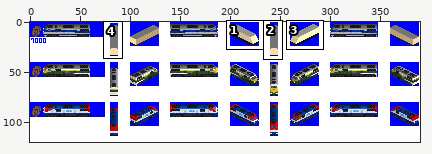
One commit to this sprite sheet: gfx/LONGER_K7000.png. Above: a wide view before the commit, with the close-up outlined.
Close-up. Before the edit:
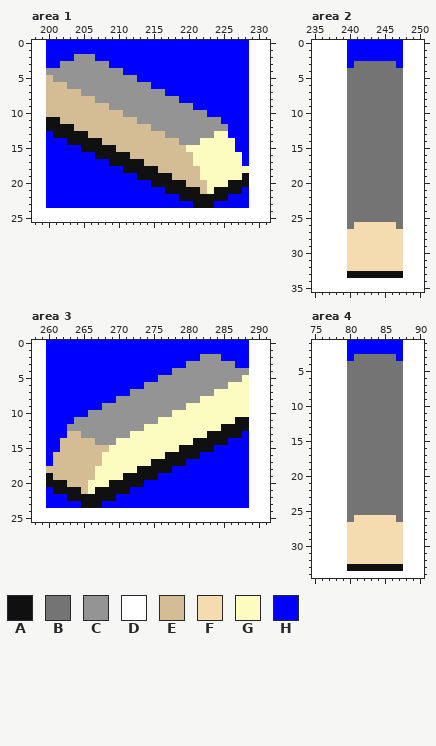
The file is 390x120 pixels. Colours within 5 levels of each other are drawn and written as one. Shown: area 1: x 198..231, y 0..25; area 2: x 235..250, y 0..35; area 3: x 258..291, y 0..25; area 4: x 75..90, y 1..34. The commit also changed other parts of the picture, which this record leaves out.
Palette (. is transparent): A #101010  B #747474  C #949494  D #ffffff  E #d4bc94  F #f4dcb0  G #fcfcc0  H #0000ff
Pixels before, area 1, first column x 198:
 0 DDHHHHHHHHHHHHHHHHHHHHHHHHHHHHHDDD
 1 DDHHHHHHHHHHHHHHHHHHHHHHHHHHHHHDDD
 2 DDHHHHCCCHHHHHHHHHHHHHHHHHHHHHHDDD
 3 DDHHCCCCCCCHHHHHHHHHHHHHHHHHHHHDDD
 4 DDCCCCCCCCCCCHHHHHHHHHHHHHHHHHHDDD
 5 DDECCCCCCCCCCCCHHHHHHHHHHHHHHHHDDD
 6 DDEEECCCCCCCCCCCCHHHHHHHHHHHHHHDDD
 7 DDEEEEECCCCCCCCCCCCHHHHHHHHHHHHDDD
 8 DDEEEEEEECCCCCCCCCCCCHHHHHHHHHHDDD
 9 DDEEEEEEEEECCCCCCCCCCCCHHHHHHHHDDD
10 DDEEEEEEEEEEECCCCCCCCCCCCHHHHHHDDD
11 DDAAEEEEEEEEEEECCCCCCCCCCCCHHHHDDD
12 DDAAAAEEEEEEEEEEECCCCCCCCCCCHHHDDD
13 DDHAAAAAEEEEEEEEEEECCCCCCCGGHHHDDD
14 DDHHHAAAAAEEEEEEEEEEECCCGGGGGHHDDD
15 DDHHHHHAAAAAEEEEEEEEEEGGGGGGGHHDDD
16 DDHHHHHHHAAAAAEEEEEEEEEGGGGGGGHDDD
17 DDHHHHHHHHHAAAAAEEEEEEEGGGGGGGHDDD
18 DDHHHHHHHHHHHAAAAAEEEEEEGGGGGGGDDD
19 DDHHHHHHHHHHHHHAAAAAEEEEGGGGGGADDD
20 DDHHHHHHHHHHHHHHHAAAAAEEEGGGAAADDD
21 DDHHHHHHHHHHHHHHHHHAAAAAEGAAAAHDDD
22 DDHHHHHHHHHHHHHHHHHHHAAAAAAAHHHDDD
23 DDHHHHHHHHHHHHHHHHHHHHHAAAHHHHHDDD
24 DDDDDDDDDDDDDDDDDDDDDDDDDDDDDDDDDD
25 DDDDDDDDDDDDDDDDDDDDDDDDDDDDDDDDDD
Pixels before, area 2, first column x 235:
 0 DDDDDHHHHHHHHDDD
 1 DDDDDHHHHHHHHDDD
 2 DDDDDHHHHHHHHDDD
 3 DDDDDHBBBBBBHDDD
 4 DDDDDBBBBBBBBDDD
 5 DDDDDBBBBBBBBDDD
 6 DDDDDBBBBBBBBDDD
 7 DDDDDBBBBBBBBDDD
 8 DDDDDBBBBBBBBDDD
 9 DDDDDBBBBBBBBDDD
10 DDDDDBBBBBBBBDDD
11 DDDDDBBBBBBBBDDD
12 DDDDDBBBBBBBBDDD
13 DDDDDBBBBBBBBDDD
14 DDDDDBBBBBBBBDDD
15 DDDDDBBBBBBBBDDD
16 DDDDDBBBBBBBBDDD
17 DDDDDBBBBBBBBDDD
18 DDDDDBBBBBBBBDDD
19 DDDDDBBBBBBBBDDD
20 DDDDDBBBBBBBBDDD
21 DDDDDBBBBBBBBDDD
22 DDDDDBBBBBBBBDDD
23 DDDDDBBBBBBBBDDD
24 DDDDDBBBBBBBBDDD
25 DDDDDBBBBBBBBDDD
26 DDDDDBFFFFFFBDDD
27 DDDDDFFFFFFFFDDD
28 DDDDDFFFFFFFFDDD
29 DDDDDFFFFFFFFDDD
30 DDDDDFFFFFFFFDDD
31 DDDDDFFFFFFFFDDD
32 DDDDDFFFFFFFFDDD
33 DDDDDAAAAAAAADDD
34 DDDDDDDDDDDDDDDD
35 DDDDDDDDDDDDDDDD
Pixels before, area 3, first column x 258:
 0 DDHHHHHHHHHHHHHHHHHHHHHHHHHHHHHDDD
 1 DDHHHHHHHHHHHHHHHHHHHHHHHHHHHHHDDD
 2 DDHHHHHHHHHHHHHHHHHHHHHHCCCHHHHDDD
 3 DDHHHHHHHHHHHHHHHHHHHHCCCCCCCHHDDD
 4 DDHHHHHHHHHHHHHHHHHHCCCCCCCCCCCDDD
 5 DDHHHHHHHHHHHHHHHHCCCCCCCCCCCCGDDD
 6 DDHHHHHHHHHHHHHHCCCCCCCCCCCCGGGDDD
 7 DDHHHHHHHHHHHHCCCCCCCCCCCCGGGGGDDD
 8 DDHHHHHHHHHHCCCCCCCCCCCCGGGGGGGDDD
 9 DDHHHHHHHHCCCCCCCCCCCCGGGGGGGGGDDD
10 DDHHHHHHCCCCCCCCCCCCGGGGGGGGGGGDDD
11 DDHHHHCCCCCCCCCCCCGGGGGGGGGGGAADDD
12 DDHHHCCCCCCCCCCCGGGGGGGGGGGAAAADDD
13 DDHHHEECCCCCCCGGGGGGGGGGGAAAAAHDDD
14 DDHHEEEEECCCGGGGGGGGGGGAAAAAHHHDDD
15 DDHHEEEEEEEGGGGGGGGGGAAAAAHHHHHDDD
16 DDHEEEEEEEGGGGGGGGGAAAAAHHHHHHHDDD
17 DDHEEEEEEEGGGGGGGAAAAAHHHHHHHHHDDD
18 DDEEEEEEEGGGGGGAAAAAHHHHHHHHHHHDDD
19 DDAEEEEEEGGGGAAAAAHHHHHHHHHHHHHDDD
20 DDAAAEEEGGGAAAAAHHHHHHHHHHHHHHHDDD
21 DDHAAAAEGAAAAAHHHHHHHHHHHHHHHHHDDD
22 DDHHHAAAAAAAHHHHHHHHHHHHHHHHHHHDDD
23 DDHHHHHAAAHHHHHHHHHHHHHHHHHHHHHDDD
24 DDDDDDDDDDDDDDDDDDDDDDDDDDDDDDDDDD
25 DDDDDDDDDDDDDDDDDDDDDDDDDDDDDDDDDD
Pixels before, area 4, first column x 75:
 1 DDDDDHHHHHHHHDDD
 2 DDDDDHHHHHHHHDDD
 3 DDDDDHBBBBBBHDDD
 4 DDDDDBBBBBBBBDDD
 5 DDDDDBBBBBBBBDDD
 6 DDDDDBBBBBBBBDDD
 7 DDDDDBBBBBBBBDDD
 8 DDDDDBBBBBBBBDDD
 9 DDDDDBBBBBBBBDDD
10 DDDDDBBBBBBBBDDD
11 DDDDDBBBBBBBBDDD
12 DDDDDBBBBBBBBDDD
13 DDDDDBBBBBBBBDDD
14 DDDDDBBBBBBBBDDD
15 DDDDDBBBBBBBBDDD
16 DDDDDBBBBBBBBDDD
17 DDDDDBBBBBBBBDDD
18 DDDDDBBBBBBBBDDD
19 DDDDDBBBBBBBBDDD
20 DDDDDBBBBBBBBDDD
21 DDDDDBBBBBBBBDDD
22 DDDDDBBBBBBBBDDD
23 DDDDDBBBBBBBBDDD
24 DDDDDBBBBBBBBDDD
25 DDDDDBBBBBBBBDDD
26 DDDDDBFFFFFFBDDD
27 DDDDDFFFFFFFFDDD
28 DDDDDFFFFFFFFDDD
29 DDDDDFFFFFFFFDDD
30 DDDDDFFFFFFFFDDD
31 DDDDDFFFFFFFFDDD
32 DDDDDFFFFFFFFDDD
33 DDDDDAAAAAAAADDD
34 DDDDDDDDDDDDDDDD
The result:
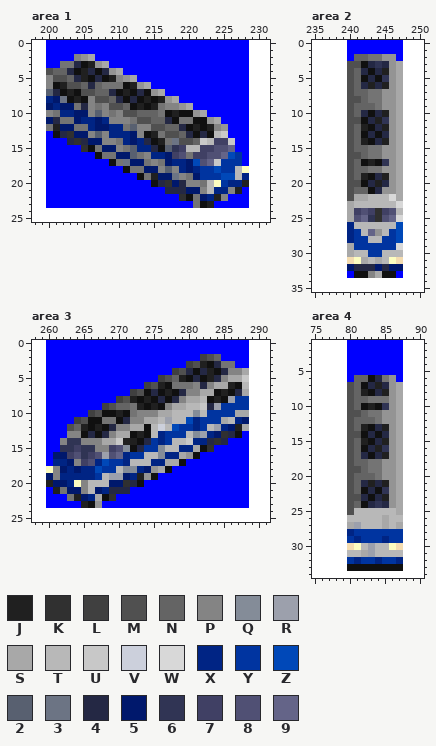
Colours new in this view: J #202020  K #303030  L #404040  M #505050  N #646464  P #848484  Q #848c98  R #9ca0ac  S #a8a8a8  T #b8b8b8  U #c8c8c8  V #ccd0dc  W #d8d8d8  X #002484  Y #0034a0  Z #0048b8  2 #586070  3 #6c7484  4 #242844  5 #00186c  6 #303454  7 #404064  8 #505074  9 #646488
Difference:
Area 1:
y 2: x 204 C -> P; x 206 C -> S
y 3: x 202..206 CCCCC -> BB4AJ; x 208 C -> S
y 4: x 200..208 CCCCCCCCC -> MNN4AJ4A4; x 210 C -> S
y 5: x 200..210 ECCCCCCCCCC -> PMMN4JA4AJP; x 212 C -> S
y 6: x 200..212 EEECCCCCCCCCC -> PAJMMN4NBBBAJ; x 214 C -> S
y 7: x 200..214 EEEEECCCCCCCCCC -> 24AJAMMNN4AJA4A; x 216 C -> S
y 8: x 200..216 EEEEEEECCCCCCCCCC -> X53AJAPMMN4A4AJAJ; x 218 C -> S
y 9: x 200..218 EEEEEEEEECCCCCCCCCC -> 5X55B4PBPMMNAJAJBPP; x 220 C -> S
y 10: x 200..220 EEEEEEEEEEECCCCCCCCCC -> PBXX55P2PBPMMNNNBAJAA; x 222 C -> S
y 11: x 200..222 AAEEEEEEEEEEECCCCCCCCCC -> 54BB5XX5XPPPBMMNN4ABBAA; x 224 C -> S
y 12: x 200..224 AAAAEEEEEEEEEEECCCCCCCCCC -> BJ55BBX55XXB2PPMMNN4AJAJP
y 13: x 202..225 AAAAEEEEEEEEEEECCCCCCCGG -> 4K55P2PXXX5PAJBMMN4A4ATU
y 14: x 203..226 AAAAAEEEEEEEEEEECCCGGGGG -> 4K455PPBX5X4AJB3MMNUT77U
y 15: x 205 A -> K; x 207..226 AAAEEEEEEEEEEGGGGGGG -> B55PB2XX4A267TT77889
y 16: x 208..227 AAAAEEEEEEEEEGGGGGGG -> BB552BPXX578B77889ZY
y 17: x 210..227 AAAAEEEEEEEGGGGGGG -> B355BPB5XX5Z89UYYY
y 18: x 212..227 AAAAEEEEEEGGGGGG -> BB55P2PX5XYYZYYT
y 19: x 214..228 AAAAEEEEGGGGGGA -> BJ553PB5YYYZZTX
y 20: x 216..223 AAAAEEEG -> 4K54PPBT; x 225..228 GAAA -> YXXJ
y 21: x 217..227 AAAAAEGAAAA -> 44455PTXXPJ
y 22: x 219 A -> K; x 221..225 AAAAA -> B5XJP
y 23: x 221 A -> B; x 223 A -> J
Area 2:
y 2: x 241..246 HHHHHH -> NNBBCC
y 3: x 240..247 HBBBBBBH -> MMA464CS
y 4: x 240..247 BBBBBBBB -> MN4A4JCS
y 5: x 240..247 BBBBBBBB -> MNA4A6CS
y 6: x 240..247 BBBBBBBB -> MN4J4JCS
y 7: x 240..242 BBB -> MNN; x 245..247 BBB -> CCS
y 8: x 240..242 BBB -> MMN; x 245..247 BBB -> CCS
y 9: x 240..243 BBBB -> MNNN; x 245..247 BBB -> CCS
y 10: x 240..247 BBBBBBBB -> MN4A4JCS
y 11: x 240..247 BBBBBBBB -> MMA4J6CS
y 12: x 240..247 BBBBBBBB -> MNJA4JCS
y 13: x 240..247 BBBBBBBB -> MNA4A4CS
y 14: x 240..247 BBBBBBBB -> MNJA4JCS
y 15: x 240..242 BBB -> MNN; x 245..247 BBB -> CCS
y 16: x 240..242 BBB -> MMN; x 245..247 BBB -> CCS
y 17: x 240..247 BBBBBBBB -> MNAJA6CS
y 18: x 240..242 BBB -> MNN; x 245..247 BBB -> CCS
y 19: x 240..247 BBBBBBBB -> MNJA4JCS
y 20: x 240..247 BBBBBBBB -> MMA4J4CS
y 21: x 240..247 BBBBBBBB -> MNNA4CCS
y 22: x 240..247 BBBBBBBB -> MSSTTTWS
y 23: x 240..247 BBBBBBBB -> STTTTTTW
y 24: x 240..247 BBBBBBBB -> S787K78T
y 25: x 240..247 BBBBBBBB -> S896K89W
y 26: x 240..247 BFFFFFFB -> XTTTTTTZ
y 27: x 240..247 FFFFFFFF -> XYT9CTYZ
y 28: x 240..247 FFFFFFFF -> XYYTTYYZ
y 29: x 240..247 FFFFFFFF -> SYYYYYYW
y 30: x 240..247 FFFFFFFF -> STTYYTTT
y 31: x 241..246 FFFFFF -> GSTSTG
y 32: x 240..247 FFFFFFFF -> 54445455
y 33: x 240 A -> H; x 243..244 AA -> PS; x 247 A -> H
Area 3:
y 2: x 282..284 CCC -> LMN
y 3: x 280..286 CCCCCCC -> LMJA4BB
y 4: x 278..288 CCCCCCCCCCC -> LM4A4JA4PPS
y 5: x 276..288 CCCCCCCCCCCCG -> LMNJA4AJ4PSSU
y 6: x 274..288 CCCCCCCCCCCCGGG -> LMJABBBP4PSSJAT
y 7: x 272..288 CCCCCCCCCCCCGGGGG -> LMA4AJA4PPSSAJA4S
y 8: x 270..288 CCCCCCCCCCCCGGGGGGG -> LMJAJA4A4PSSTAJARYY
y 9: x 268..288 CCCCCCCCCCCCGGGGGGGGG -> LMNNBJAJAPSSTTU4RYYYY
y 10: x 266..288 CCCCCCCCCCCCGGGGGGGGGGG -> LMAAJABPPPSSTTTQTYYYYSS
y 11: x 264..288 CCCCCCCCCCCCGGGGGGGGGGGAA -> LMAABBA4PPSSTRTTZXYYYSTX5
y 12: x 263..288 CCCCCCCCCCCGGGGGGGGGGGAAAA -> MNJAJA4PPSSATVTZYYXYTRX5JS
y 13: x 263..286 EECCCCCCCGGGGGGGGGGGAAAA -> PPA4A4PSSAJATXYYYTQRX5K4
y 14: x 262..285 EEEEECCCGGGGGGGGGGGAAAAA -> P66PPPSSUJJA4YXYTTUXX4K4
y 15: x 262..281 EEEEEEEGGGGGGGGGGAAA -> 66766PP78QA4YYQTTXXS; x 283 A -> K
y 16: x 261..280 EEEEEEEGGGGGGGGGAAAA -> 5578678R89XYYTTQXXSC
y 17: x 261..278 EEEEEEEGGGGGGGAAAA -> XX5P78XZYYXTTTXXSS
y 18: x 260..276 EEEEEEEGGGGGGAAAA -> GP5X5XXZYYTQQX5CS
y 19: x 260..274 AEEEEEEGGGGAAAA -> 5PXXXXXYTRR5XJC
y 20: x 260..272 AAAEEEGGGAAAA -> J55XGPTTT55K4
y 21: x 261..271 AAAAEGAAAAA -> JB55PT5X444
y 22: x 263..267 AAAAA -> BJ5XS; x 269 A -> K
y 23: x 265 A -> J; x 267 A -> C
Area 4:
y 3: x 81..86 BBBBBB -> HHHHHH
y 4..5: x 80..87 BBBBBBBB -> HHHHHHHH
y 6: x 80..84 BBBBB -> HNNA4; x 86..87 BB -> CH
y 7: x 80..87 BBBBBBBB -> MNA4J4CS
y 8: x 80..87 BBBBBBBB -> MNJA4JCS
y 9: x 80..82 BBB -> MNN; x 86..87 BB -> CS
y 10: x 80..87 BBBBBBBB -> MNAJA6CS
y 11: x 80..82 BBB -> MMN; x 85..87 BBB -> CCS
y 12: x 80..83 BBBB -> MNNN; x 85..87 BBB -> CCS
y 13: x 80..87 BBBBBBBB -> MNJA4JCS
y 14: x 80..87 BBBBBBBB -> MMA4A4CS
y 15: x 80..87 BBBBBBBB -> MNJA4JCS
y 16: x 80..87 BBBBBBBB -> MNA4J6CS
y 17: x 80..87 BBBBBBBB -> MN4A4JCS
y 18: x 80..82 BBB -> MNN; x 85..87 BBB -> CCS
y 19: x 80..82 BBB -> MMN; x 85..87 BBB -> CCS
y 20: x 80..83 BBBB -> MNNN; x 85..87 BBB -> CCS
y 21: x 80..87 BBBBBBBB -> MN4J4JCS
y 22: x 80..87 BBBBBBBB -> MNA4A6CS
y 23: x 80..87 BBBBBBBB -> MM4A4JCS
y 24: x 80..87 BBBBBBBB -> MNA464CS
y 25: x 80..87 BBBBBBBB -> MTTTTTTS
y 26: x 80..87 BFFFFFFB -> TTTTTSTT
y 27: x 80..87 FFFFFFFF -> SRTTTSTS
y 28: x 80..87 FFFFFFFF -> XYYYYYYY
y 29: x 80..87 FFFFFFFF -> YXYYYXYY
y 30: x 81..86 FFFFFF -> GTRTTG
y 31: x 80..87 FFFFFFFF -> TTSRTTTT
y 32: x 80..87 FFFFFFFF -> YXYYXYYX
